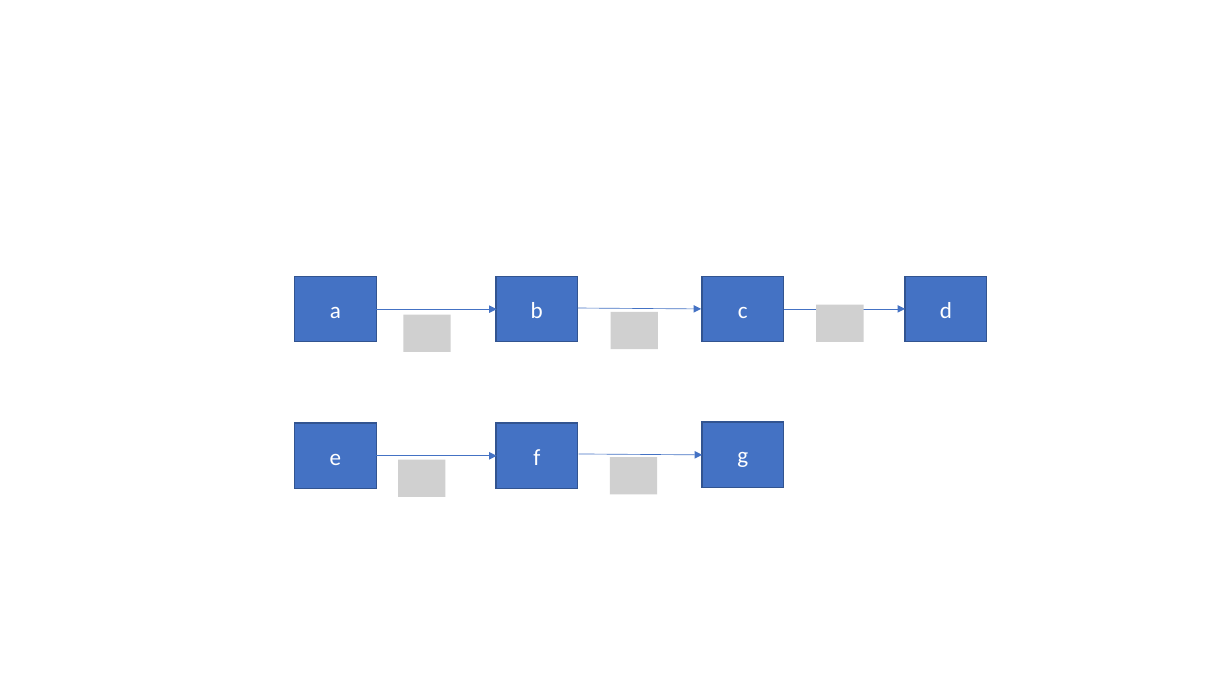
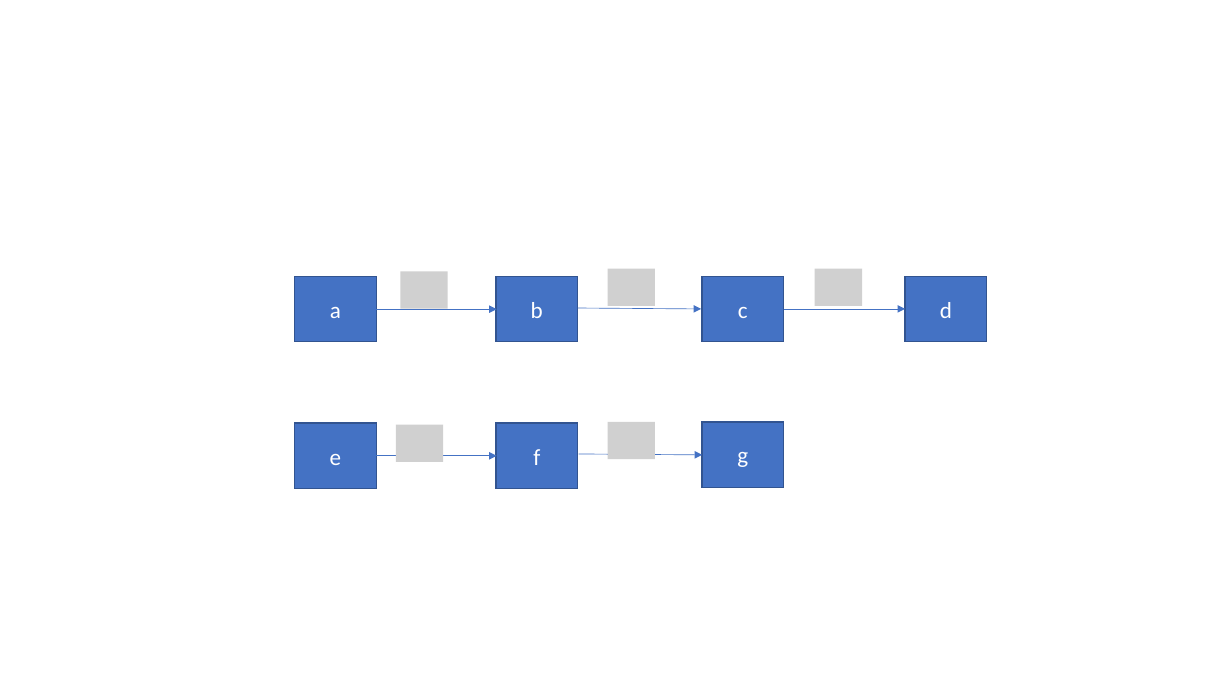
Before and after one commit to Speedphil544/Vortrag, a slide deck: slide 11 of MMCFP.pptx (slide 18 before the commit). Drawn at 1232x693 pixels with LibreOffice and Linux fonts; fonts in the diff are those of the drawing; grey boxes stand for pictures. Boxes give left, top, right and bottom in pixels: in the first picture for what was removed or moved away, otherwise in the second. Text is boxed around its words. In the diff, an @@ line names an element or a change of style, - is before the commit and + after.

```diff
--- a/MMCFP.pptx
+++ b/MMCFP.pptx
@@ picture added at [608,269,655,306] @@
@@ picture added at [815,269,862,306] @@
@@ picture added at [400,272,447,309] @@
@@ picture removed at [403,315,450,352] @@
@@ picture removed at [611,312,658,349] @@
@@ picture removed at [816,305,863,342] @@
@@ picture added at [396,425,443,462] @@
@@ picture added at [608,422,655,459] @@
@@ picture removed at [398,460,445,497] @@
@@ picture removed at [610,457,657,494] @@
```
Also in this commit, not shown: 5 other slides changed, 2 slides added, 8 slides removed.
